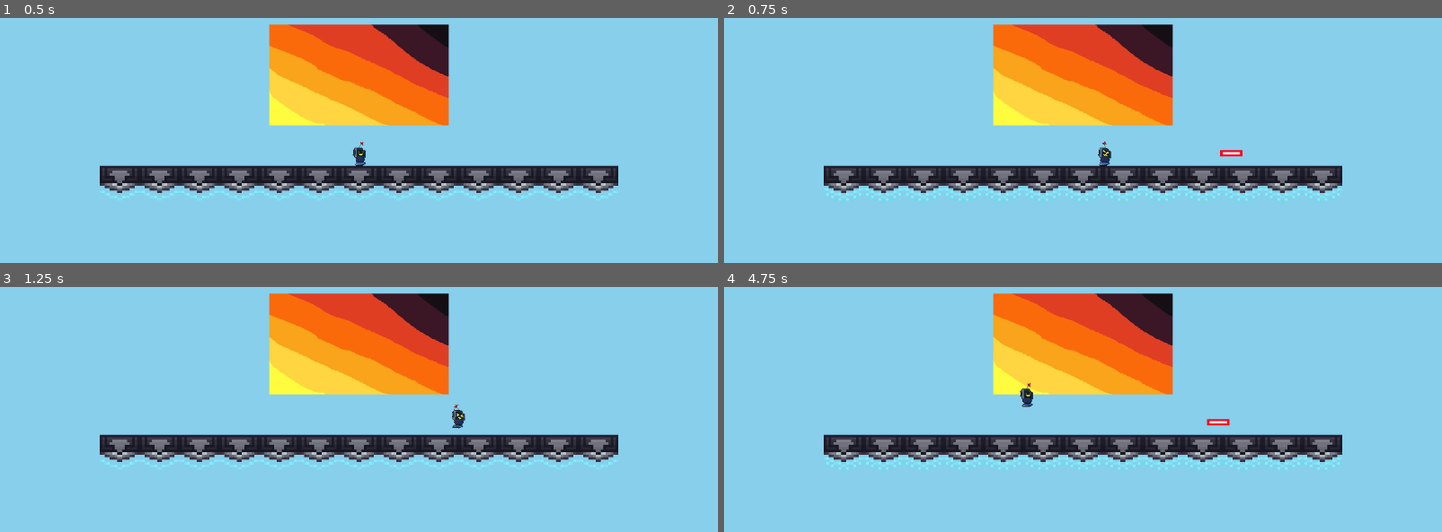
Above: before the commit, frames 1-4 (two rows, left to right).
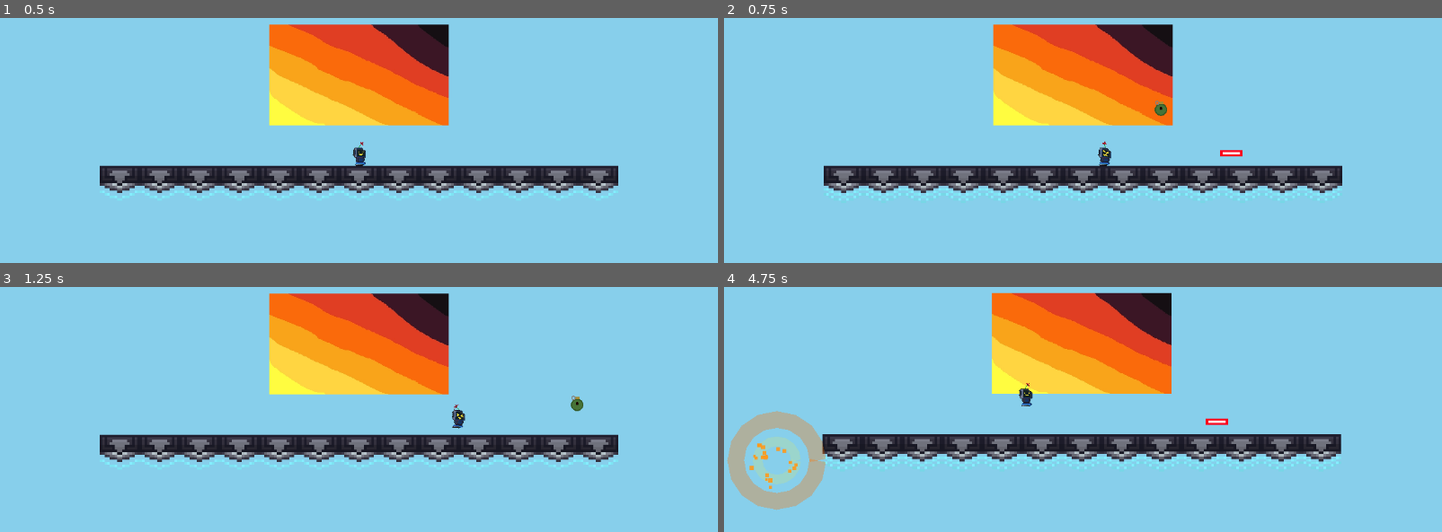
Above: after the commit, the same moments.

Repository: rafiathallah3/Reverse-Poppy
Game: Godot game, scene res://scene/level1.tscn
The game is run twice, just before and just after one commit, with the same random seed, the same clock (stepped at 60 frames per second) and the same inputs. This scene is started directly instead of the project's main scene.
Inputs (mouse positions are in pixels of both pictures, inside the frame that each line leads up to):
- Up to frame 1 (0.5 s): no input
- Up to frame 2 (0.75 s): tap Enter (shoot, bound only after the commit) at 0.5 s; move the mouse to (1047, 155) at 0.52 s; hold D (move_right) from 0.53 s (still down); hold E (grenade, bound only after the commit) from 0.53 s (still down); click (1047, 155) at 0.67 s
- Up to frame 3 (1.25 s): keep holding D (move_right); keep holding E (grenade, bound only after the commit); tap Space (jump) at 0.77, 1.07 s; tap Enter (shoot, bound only after the commit) at 0.8 s
- Up to frame 4 (4.75 s): move the mouse to (1298, 404) at 1.27 s; release E (grenade, bound only after the commit) at 1.28 s; tap Enter (shoot, bound only after the commit) at 1.35, 3.8, 4.35 s; tap Space (jump) at 1.52, 1.82, 2.3, 2.85, 3.02, 3.32, 3.77, 4.07, 4.52 s; tap Keypad Enter at 1.55, 2.1, 4.55 s; move the mouse to (outside the picture) at 2.02 s; release D (move_right) at 2.03 s; hold A (move_left) 2.03-4.28 s; move the mouse to (1118, 343) at 2.77 s; click (1118, 343) at 2.92 s; tap E (grenade, bound only after the commit) at 3.05 s; move the mouse to (outside the picture) at 3.52 s; hold E (grenade, bound only after the commit) 3.53-4.28 s; move the mouse to (1240, 323) at 4.27 s; hold D (move_right) from 4.28 s (still down)

Frame 1 is identical in both runs. In frame 2, less than 0.1% of the frame differs, in the area x 59-62%, y 33-40%; in frame 3, less than 0.1%; in frame 4, 6.1%, in the area x 0-87%, y 2-92%.

Commit message:
feat: added grenade

Diff:
--- a/scripts/bullet.gd
+++ b/scripts/bullet.gd
@@ -85,8 +85,8 @@
 
 func _spawn_impact_effect() -> void:
 	var effect = Node2D.new()
+	get_parent().add_child(effect)
 	effect.global_position = global_position
-	get_parent().add_child(effect)
 
 	# Create an expanding shockwave ring
 	var line = Line2D.new()
--- a/scripts/enemy.gd
+++ b/scripts/enemy.gd
@@ -23,8 +23,8 @@
 
 func _spawn_death_effect() -> void:
 	var effect = Node2D.new()
+	get_parent().add_child(effect)
 	effect.global_position = global_position
-	get_parent().add_child(effect)
 
 	# Create multiple expanding rings for a dramatic death burst
 	var colors = [
--- /dev/null
+++ b/scripts/grenade.gd
@@ -0,0 +1,281 @@
+extends Area2D
+
+@export var speed_x: float = 450.0
+@export var speed_y: float = -420.0
+@export var grenade_gravity: float = 1100.0
+@export var bounce_damping: float = 0.5
+@export var friction_damping: float = 0.8
+@export var fuse_time: float = 1.5
+@export var explosion_radius: float = 110.0
+
+var velocity: Vector2 = Vector2.ZERO
+var time_remaining: float = fuse_time
+var my_collision_shape: CollisionShape2D
+
+
+# Time Rewind variables
+var is_paused: bool = false
+var history: Array = []
+var max_history_duration: float = 5.0 # Match the 5 sec history slider
+var current_recording_time: float = 0.0
+
+# Visual animation state
+var led_on: bool = false
+var led_timer: float = 0.0
+var is_exploded: bool = false
+var explosion_real_time: float = -1.0 # The recording time when it exploded
+
+func _ready() -> void:
+	# Add to groups for collision and time reversal
+	add_to_group("grenades")
+	add_to_group("rewindable_objects")
+
+	# Set up a circle collision shape for the grenade physical size
+	my_collision_shape = CollisionShape2D.new()
+	var shape = CircleShape2D.new()
+	shape.radius = 10.0
+	my_collision_shape.shape = shape
+	add_child(my_collision_shape)
+
+
+	# Connect collision signals
+	body_entered.connect(_on_body_entered)
+
+func _draw() -> void:
+	if is_exploded:
+		return
+
+	# Draw olive green body
+	draw_circle(Vector2.ZERO, 10.0, Color(0.2, 0.35, 0.15, 1.0))
+	draw_circle(Vector2.ZERO, 8.0, Color(0.28, 0.45, 0.22, 1.0)) # Inside highlight
+
+	# Draw bronze cap
+	draw_rect(Rect2(-4, -13, 8, 4), Color(0.65, 0.55, 0.2, 1.0))
+
+	# Draw small metallic pin ring
+	draw_arc(Vector2(-6, -11), 3.0, 0.0, TAU, 8, Color(0.5, 0.5, 0.5, 1.0), 1.5)
+
+	# Draw blinking LED
+	var led_color = Color(1.0, 0.1, 0.1, 1.0) if led_on else Color(0.1, 0.0, 0.0, 1.0)
+	draw_circle(Vector2(0, -2), 2.5, led_color)
+
+func _physics_process(delta: float) -> void:
+	if is_paused:
+		return
+
+	# If already exploded, we wait in the background for time scrubbing history cleanup
+	if is_exploded:
+		current_recording_time += delta
+		_record_history()
+		# Clean up if the explosion has fallen out of the 5-second rewind history window
+		if current_recording_time - explosion_real_time > max_history_duration:
+			queue_free()
+		return
+
+	# Apply physics
+	velocity.y += grenade_gravity * delta
+	position += velocity * delta
+
+	# LED Blinking calculation (flashes faster as it nears 0)
+	led_timer += delta
+	var blink_rate = 0.25 if time_remaining > 0.8 else (0.12 if time_remaining > 0.4 else 0.05)
+	if led_timer >= blink_rate:
+		led_timer = 0.0
+		led_on = !led_on
+		queue_redraw()
+
+	# Fuse countdown
+	time_remaining -= delta
+	if time_remaining <= 0.0:
+		explode()
+
+	# Update recording parameters
+	current_recording_time += delta
+	_record_history()
+
+func _record_history() -> void:
+	history.append({
+		"time": current_recording_time,
+		"pos": position,
+		"vel": velocity,
+		"time_rem": time_remaining,
+		"exploded": is_exploded,
+		"exp_time": explosion_real_time,
+		"visible": visible
+	})
+
+	# Limit history length
+	while history.size() > 0 and (current_recording_time - history[0]["time"]) > max_history_duration:
+		history.remove_at(0)
+
+func _on_body_entered(body: Node2D) -> void:
+	if is_exploded:
+		return
+
+	# Explode immediately on contact with enemies
+	if body.is_in_group("enemies"):
+		explode()
+		return
+
+	# Ignore player, bullets, and other grenades
+	if body.name.contains("Player") or body.is_in_group("bullets") or body.is_in_group("grenades"):
+		return
+
+	# Bounce off of solid environment tiles / platforms
+	# Damp and invert velocities
+	velocity.y = -velocity.y * bounce_damping
+	velocity.x = velocity.x * friction_damping
+
+	# Damping slide threshold
+	if abs(velocity.y) < 60.0:
+		velocity.y = 0.0
+
+	# Move out of collision slightly to avoid getting stuck
+	position.y -= 2.0
+
+func explode() -> void:
+	if is_exploded:
+		return
+
+	is_exploded = true
+	explosion_real_time = current_recording_time
+
+	# Hide visual representation
+	visible = false
+	queue_redraw()
+
+	# Disable shape collision so it doesn't trigger collisions anymore
+	if my_collision_shape:
+		my_collision_shape.disabled = true
+
+
+	# Spawn beautiful custom visual blast shockwaves & fire debris particles
+	_spawn_blast_particles()
+
+	# Apply dynamic screen shake to any camera in the viewport
+	_apply_screen_shake()
+
+	# Detect enemies in range and deal damage
+	var enemies = get_tree().get_nodes_in_group("enemies")
+	for enemy in enemies:
+		if is_instance_valid(enemy):
+			var dist = global_position.distance_to(enemy.global_position)
+			if dist <= explosion_radius:
+				if enemy.has_method("take_damage"):
+					enemy.take_damage(1)
+
+func _spawn_blast_particles() -> void:
+	# Main explosion center node
+	var effect = Node2D.new()
+	get_parent().add_child(effect)
+	effect.global_position = global_position
+
+	# 1. Shockwave line ring
+	var shockwave = Line2D.new()
+	shockwave.points = _get_circle_points(20.0)
+	shockwave.width = 8.0
+	shockwave.default_color = Color(1.0, 0.45, 0.0, 0.95) # Glowing vibrant orange
+	effect.add_child(shockwave)
+
+	# 2. Inner flame core ring
+	var core_ring = Line2D.new()
+	core_ring.points = _get_circle_points(10.0)
+	core_ring.width = 5.0
+	core_ring.default_color = Color(1.0, 0.95, 0.2, 1.0) # White-yellow hot core
+	effect.add_child(core_ring)
+
+	# 3. Burst particles (flying debris sparks)
+	var particles = CPUParticles2D.new()
+	particles.amount = 22
+	particles.explosiveness = 0.95
+	particles.spread = 180.0
+	particles.gravity = Vector2(0, 180) # Slight falling gravity
+	particles.initial_velocity_min = 90.0
+	particles.initial_velocity_max = 220.0
+	particles.scale_amount_min = 4.0
+	particles.scale_amount_max = 7.0
+	particles.color = Color(1.0, 0.6, 0.1, 0.9)
+	effect.add_child(particles)
+	particles.emitting = true
+
+	# Animate rings using Tweens
+	var tween = effect.create_tween()
+	tween.tween_property(shockwave, "scale", Vector2(4.5, 4.5), 0.28)
+	tween.parallel().tween_property(shockwave, "default_color:a", 0.0, 0.28)
+	tween.parallel().tween_property(core_ring, "scale", Vector2(3.5, 3.5), 0.22)
+	tween.parallel().tween_property(core_ring, "default_color:a", 0.0, 0.22)
+	tween.tween_callback(effect.queue_free)
+
+func _get_circle_points(radius: float) -> PackedVector2Array:
+	var points = PackedVector2Array()
+	var steps = 16
+	for i in range(steps + 1):
+		var angle = i * TAU / steps
+		points.append(Vector2(cos(angle), sin(angle)) * radius)
+	return points
+
+func _apply_screen_shake() -> void:
+	# Search for any active Camera2D in the active viewport
+	var camera = get_viewport().get_camera_2d()
+	if camera:
+		var original_offset = camera.offset
+		var shake_tween = camera.create_tween()
+
+		# Rapid, organic screen shake offsets
+		for i in range(5):
+			var rand_offset = Vector2(randf_range(-12, 12), randf_range(-12, 12))
+			shake_tween.tween_property(camera, "offset", rand_offset, 0.03)
+
+		# Return back to normal camera offset
+		shake_tween.tween_property(camera, "offset", original_offset, 0.05)
+
+# --- TIME REWIND IMPLEMENTATION ---
+
+func set_paused(paused: bool) -> void:
+	is_paused = paused
+
+func scrub_time(offset_ms: float) -> void:
+	if history.size() == 0:
+		return
+
+	var target_time = current_recording_time - (offset_ms / 1000.0)
+
+	var closest_entry = history[0]
+	var min_diff = abs(closest_entry["time"] - target_time)
+
+	for entry in history:
+		var diff = abs(entry["time"] - target_time)
+		if diff < min_diff:
+			min_diff = diff
+			closest_entry = entry
+
+	# Restore all states
+	position = closest_entry["pos"]
+	velocity = closest_entry["vel"]
+	time_remaining = closest_entry["time_rem"]
+	is_exploded = closest_entry["exploded"]
+	explosion_real_time = closest_entry["exp_time"]
+	visible = closest_entry["visible"]
+
+	# Safely re-enable or disable the collision shape
+	if my_collision_shape:
+		my_collision_shape.disabled = is_exploded
+
+	queue_redraw()
+
+func commit_scrubbed_state(offset_ms: float) -> void:
+	if history.size() == 0:
+		return
+
+	var target_time = current_recording_time - (offset_ms / 1000.0)
+
+	var new_history = []
+	for entry in history:
+		if entry["time"] <= target_time:
+			new_history.append(entry)
+
+	history = new_history
+	if history.size() > 0:
+		current_recording_time = history[history.size() - 1]["time"]
+	else:
+		current_recording_time = 0.0
--- a/scripts/playerMovement_Testing.gd
+++ b/scripts/playerMovement_Testing.gd
@@ -14,18 +14,98 @@
 
 @onready var animated_sprite: AnimatedSprite2D = $AnimatedSprite2D
 
-
 var coyote_timer = 0.0
 var jump_buffer_timer = 0.0
 
 var is_paused: bool = false
 
-# Shooting System Configuration
+# Projectile Configurations
 const BULLET_SCRIPT = preload("res://scripts/bullet.gd")
 @export var shoot_cooldown: float = 0.3
-
 var shoot_timer: float = 0.0
+
+const GRENADE_SCRIPT = preload("res://scripts/grenade.gd")
+@export var grenade_cooldown: float = 0.6
+var grenade_timer: float = 0.0
+
 var facing_direction: float = 1.0
+
+func _ready() -> void:
+	# 1. Keyboard Arrow Keys support
+	_add_key_to_action("move_left", KEY_LEFT)
+	_add_key_to_action("move_right", KEY_RIGHT)
+	_add_key_to_action("jump", KEY_UP)
+
+	# 2. Xbox Controller D-Pad & Left Stick Horizontal
+	_add_joypad_button_to_action("move_left", JOY_BUTTON_DPAD_LEFT)
+	_add_joypad_motion_to_action("move_left", JOY_AXIS_LEFT_X, -1.0)
+
+	_add_joypad_button_to_action("move_right", JOY_BUTTON_DPAD_RIGHT)
+	_add_joypad_motion_to_action("move_right", JOY_AXIS_LEFT_X, 1.0)
+
+	# 3. Xbox Controller Jump (A Button and D-Pad Up)
+	_add_joypad_button_to_action("jump", JOY_BUTTON_A)
+	_add_joypad_button_to_action("jump", JOY_BUTTON_DPAD_UP)
+
+	# 4. Shoot input action & events (Enter/KP_Enter on Keyboard, X Button/RB on Xbox)
+	_add_key_to_action("shoot", KEY_ENTER)
+	_add_key_to_action("shoot", KEY_KP_ENTER)
+	_add_joypad_button_to_action("shoot", JOY_BUTTON_X)
+	_add_joypad_button_to_action("shoot", JOY_BUTTON_RIGHT_SHOULDER)
+
+	# 5. Grenade input action & events (E on Keyboard, B Button/LB/Y on Xbox)
+	_add_key_to_action("grenade", KEY_E)
+	_add_joypad_button_to_action("grenade", JOY_BUTTON_B)
+	_add_joypad_button_to_action("grenade", JOY_BUTTON_Y)
+	_add_joypad_button_to_action("grenade", JOY_BUTTON_LEFT_SHOULDER)
+
+func _add_key_to_action(action_name: String, keycode: int) -> void:
+	if not InputMap.has_action(action_name):
+		InputMap.add_action(action_name)
+
+	var already_exists = false
+	for event in InputMap.action_get_events(action_name):
+		if event is InputEventKey and event.physical_keycode == keycode:
+			already_exists = true
+			break
+
+	if not already_exists:
+		var new_event = InputEventKey.new()
+		new_event.physical_keycode = keycode
+		InputMap.action_add_event(action_name, new_event)
+
+func _add_joypad_button_to_action(action_name: String, button_index: int) -> void:
+	if not InputMap.has_action(action_name):
+		InputMap.add_action(action_name)
+
+	var already_exists = false
+	for event in InputMap.action_get_events(action_name):
+		if event is InputEventJoypadButton and event.button_index == button_index:
+			already_exists = true
+			break
+
+	if not already_exists:
+		var new_event = InputEventJoypadButton.new()
+		new_event.button_index = button_index
+		InputMap.action_add_event(action_name, new_event)
+
+func _add_joypad_motion_to_action(action_name: String, axis: int, value: float) -> void:
+	if not InputMap.has_action(action_name):
+		InputMap.add_action(action_name)
+
+	var already_exists = false
+	for event in InputMap.action_get_events(action_name):
+		if event is InputEventJoypadMotion and event.axis == axis and sign(event.axis_value) == sign(value):
+			already_exists = true
+			break
+
+	if not already_exists:
+		var new_event = InputEventJoypadMotion.new()
+		new_event.axis = axis
+		new_event.axis_value = value
+		InputMap.action_add_event(action_name, new_event)
+
+
 
 func _physics_process(delta):
 	if is_paused:
@@ -33,6 +113,10 @@
 
 	if shoot_timer > 0.0:
 		shoot_timer -= delta
+
+	if grenade_timer > 0.0:
+		grenade_timer -= delta
+
 
 	if not is_on_floor():
 		if velocity.y > 0:
@@ -85,9 +169,11 @@
 func _unhandled_input(event: InputEvent) -> void:
 	if is_paused:
 		return
-	if event is InputEventKey and event.pressed and not event.is_echo():
-		if event.keycode == KEY_ENTER or event.keycode == KEY_KP_ENTER:
-			shoot()
+	if event.is_action_pressed("shoot"):
+		shoot()
+	elif event.is_action_pressed("grenade"):
+		throw_grenade()
+
 
 func shoot() -> void:
 	if shoot_timer > 0.0:
@@ -100,3 +186,15 @@
 	bullet.direction = Vector2(facing_direction, 0.0)
 	get_parent().add_child(bullet)
 	bullet.global_position = global_position + Vector2(facing_direction * 40.0, 0.0)
+
+func throw_grenade() -> void:
+	if grenade_timer > 0.0:
+		return
+
+	grenade_timer = grenade_cooldown
+
+	var grenade = Area2D.new()
+	grenade.set_script(GRENADE_SCRIPT)
+	grenade.velocity = Vector2(facing_direction * grenade.speed_x, grenade.speed_y)
+	get_parent().add_child(grenade)
+	grenade.global_position = global_position + Vector2(facing_direction * 35.0, -10.0)
Not shown, added: scripts/grenade.gd.uid
